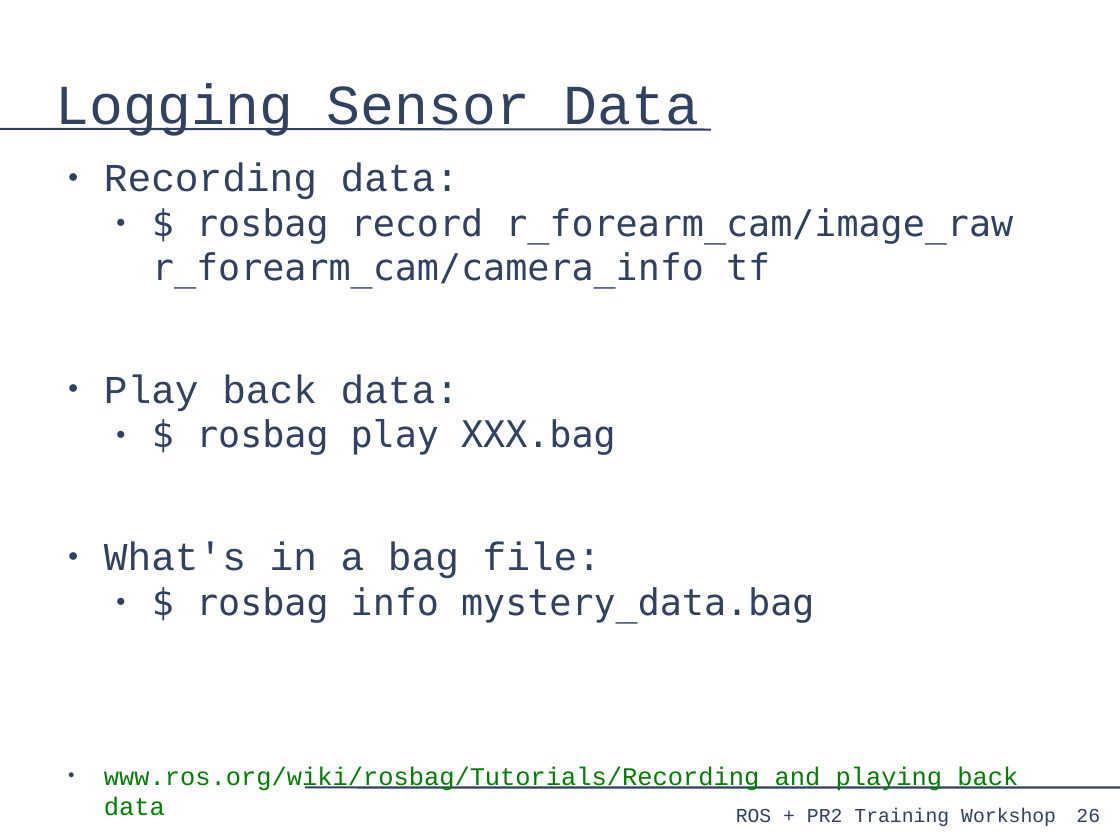
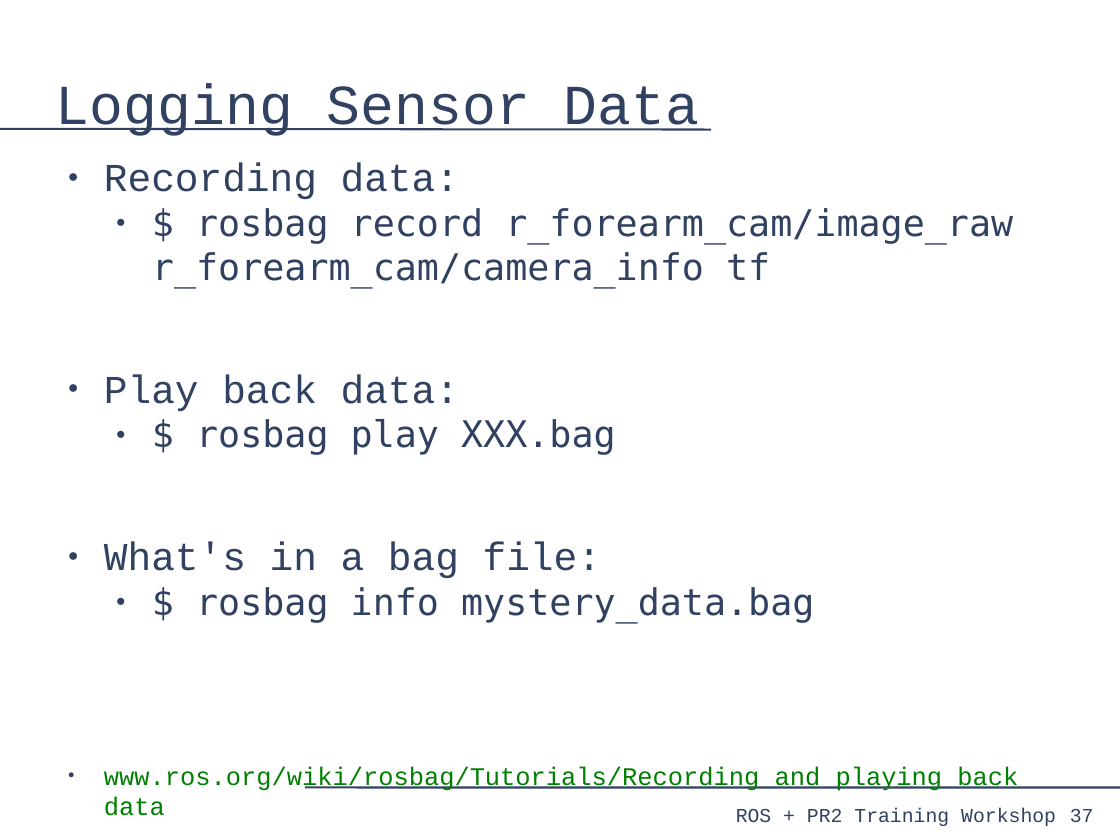
Before and after one commit to PR2/pr2_docs, a slide deck: slide 37 of pr2_training_workshop/processing_camera_data/slides.odp (slide 26 before the commit). Drawn at 1120x840 pixels with LibreOffice and Linux fonts; fonts in the diff are those of the drawing. Boxes give left, top, right and bottom in pixels: in the first picture for what was removed or moved away, otherwise in the second. Text is boxed around its words. In the diff, an @@ line names an element or a change of style, - is before the commit and + after.

```diff
--- a/pr2_training_workshop/processing_camera_data/slides.odp
+++ b/pr2_training_workshop/processing_camera_data/slides.odp
@@ page number added at [1070,809,1094,822], 14 pt, text #314162 @@
+37
@@ page number removed at [1076,809,1100,822] @@
-26
```
Also in this commit, not shown: 35 other slides changed, 11 slides added.
